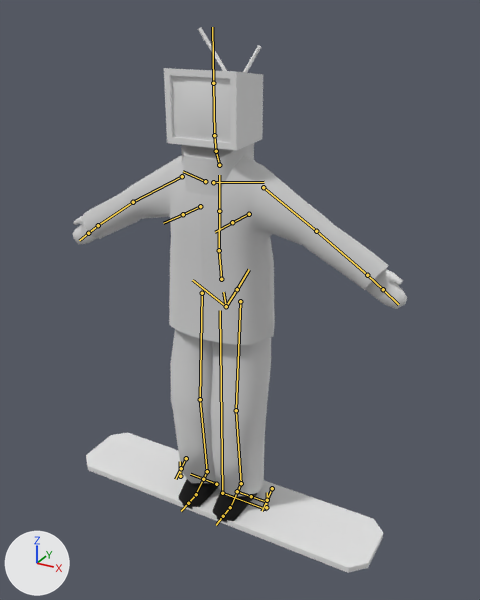
What one commit did to the FBX model Assets/Meshes/SM_Character_Antiope.fbx.
The view is the same before and after, from a camera (50 mm lens) standing at (1.37, -2.32, 2.24) and looking at (0.07, 0.05, 1.06). Lighting does not change. The marker at lower left points along +X, +Y and +Z. The older version comes first. The bones that change, and the others that lie on the model, are drawn over the model as lines.

Names of what the first picture shows: 'BoardPlaceholder', 'Boot', 'Coat', 'Cube', 'Hand', 'Pants'.
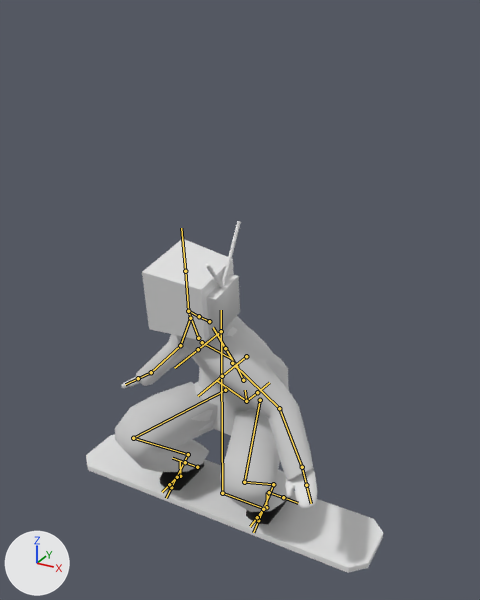
The newer file adds an action. The first version stands in its rest pose; the second is drawn at frame 43 of the action 'Riding_Test'.

Location of each change, (x1, y1, x2, y2) in pixels of the pictures (480 x 600 px):
'Coat', posed: before (81, 143, 388, 345); after (136, 316, 314, 480)
'Pants', posed: before (170, 329, 271, 496); after (115, 382, 294, 512)
'Cube', posed: before (164, 28, 263, 151); after (142, 221, 241, 341)
'Boot', posed: before (179, 479, 257, 523); after (160, 462, 288, 524)
'Hand', posed (41% narrower, 43% taller): before (73, 216, 407, 309); after (122, 376, 317, 509)
bone 'root', root to tip: before (222, 493) to (220, 310); after (222, 493) to (221, 310)
bone 'spine', root to tip: before (226, 306) to (223, 292); after (246, 401) to (245, 390)
bone 'spine.001', root to tip: before (221, 279) to (219, 250); after (243, 380) to (236, 366)
bone 'spine.002', root to tip: before (219, 250) to (219, 211); after (236, 366) to (225, 348)
bone 'spine.003', root to tip: before (219, 211) to (219, 175); after (225, 348) to (213, 327)
bone 'spine.004', root to tip: before (219, 165) to (216, 151); after (209, 321) to (199, 316)
bone 'spine.005', root to tip: before (216, 151) to (214, 135); after (199, 316) to (188, 311)
bone 'spine.006', root to tip: before (214, 135) to (213, 83); after (188, 311) to (185, 271)
bone 'shoulder.L', root to tip: before (213, 182) to (264, 182); after (202, 342) to (232, 359)
bone 'upper_arm.L', root to tip: before (263, 187) to (316, 231); after (232, 363) to (279, 408)
bone 'forearm.L', root to tip: before (316, 231) to (367, 275); after (279, 408) to (302, 467)
bone 'hand.L', root to tip: before (367, 275) to (383, 289); after (302, 467) to (306, 485)
bone 'shoulder.R', root to tip: before (205, 181) to (183, 171); after (198, 338) to (189, 314)
bone 'upper_arm.R', root to tip: before (182, 176) to (133, 202); after (190, 318) to (180, 345)
bone 'forearm.R', root to tip: before (133, 202) to (98, 225); after (180, 345) to (151, 372)
bone 'hand.R', root to tip: before (98, 225) to (88, 233); after (151, 372) to (138, 378)
bone 'thigh.L', root to tip: before (240, 301) to (236, 410); after (260, 400) to (244, 482)
bone 'shin.L', root to tip: before (236, 410) to (241, 483); after (244, 482) to (273, 484)
bone 'foot.L', root to tip: before (241, 483) to (231, 505); after (273, 484) to (264, 506)
bone 'thigh.R', root to tip: before (202, 293) to (200, 399); after (225, 390) to (133, 438)
bone 'shin.R', root to tip: before (200, 399) to (207, 471); after (133, 438) to (188, 454)
bone 'foot.R', root to tip: before (207, 471) to (197, 492); after (188, 454) to (178, 474)

What the commit changed:
Bone 'root' (bone_root) turns from (0, 0, 0) to (0, 1, 0) degrees about its own x, y and z.
Bone 'spine' (bone_spine) moves from (0.0, 0.0, 0.0) to (0.0, -0.642, -0.042).
Bone 'spine' (bone_spine) turns from (0, 0, 0) to (1, 0, -1) degrees about its own x, y and z.
Bone 'spine.001' (bone_spine_001) turns from (0, 0, 0) to (25, 0, 0) degrees about its own x, y and z.
Bone 'spine.002' (bone_spine_002) turns from (0, 0, 0) to (11, -15, -1) degrees about its own x, y and z.
Bone 'spine.003' (bone_spine_003) turns from (0, 0, 0) to (-5, -14, 11) degrees about its own x, y and z.
Bone 'spine.004' (bone_spine_004) turns from (0, 0, 0) to (0, -34, 0) degrees about its own x, y and z.
Bone 'spine.005' (bone_spine_005) turns from (0, 0, 0) to (16, -26, -4) degrees about its own x, y and z.
Bone 'spine.006' (bone_spine_006) turns from (0, 0, 0) to (-17, 6, 37) degrees about its own x, y and z.
Bone 'shoulder.L' (bone_shoulder_l) turns from (0, 0, 0) to (0, 0, -18) degrees about its own x, y and z.
Bone 'upper_arm.L' (bone_upper_arm_l) turns from (0, 0, 0) to (-28, 32, -43) degrees about its own x, y and z.
Bone 'forearm.L' (bone_forearm_l) turns from (0, 0, 0) to (5, -7, 39) degrees about its own x, y and z.
Bone 'hand.L' (bone_hand_l) turns from (0, 0, 0) to (-9, 38, 15) degrees about its own x, y and z.
Bone 'shoulder.R' (bone_shoulder_r) turns from (0, 0, 0) to (-6, -2, 16) degrees about its own x, y and z.
Bone 'upper_arm.R' (bone_upper_arm_r) turns from (0, 0, 0) to (15, -63, 5) degrees about its own x, y and z.
Bone 'forearm.R' (bone_forearm_r) turns from (0, 0, 0) to (4, -11, -35) degrees about its own x, y and z.
Bone 'hand.R' (bone_hand_r) turns from (0, 0, 0) to (-13, -1, -23) degrees about its own x, y and z.
Bone 'thigh.L' (bone_thigh_l) turns from (0, 0, 0) to (-76, -19, -6) degrees about its own x, y and z.
Bone 'shin.L' (bone_shin_l) turns from (0, 0, 0) to (123, 3, 14) degrees about its own x, y and z.
Bone 'foot.L' (bone_foot_l) turns from (0, 0, 0) to (-46, 5, 3) degrees about its own x, y and z.
Bone 'thigh.R' (bone_thigh_r) turns from (0, 0, 0) to (-75, 24, 9) degrees about its own x, y and z.
Bone 'shin.R' (bone_shin_r) turns from (0, 0, 0) to (121, 3, -14) degrees about its own x, y and z.
Bone 'foot.R' (bone_foot_r) turns from (0, 0, 0) to (-44, -12, -3) degrees about its own x, y and z.
